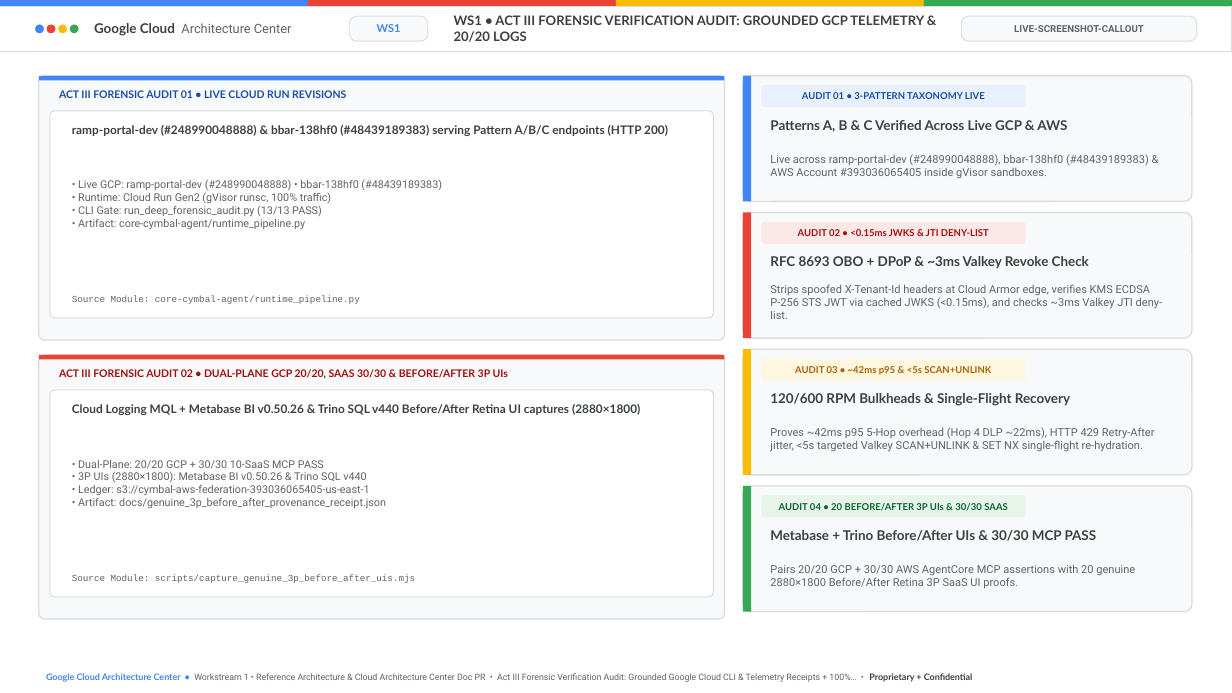
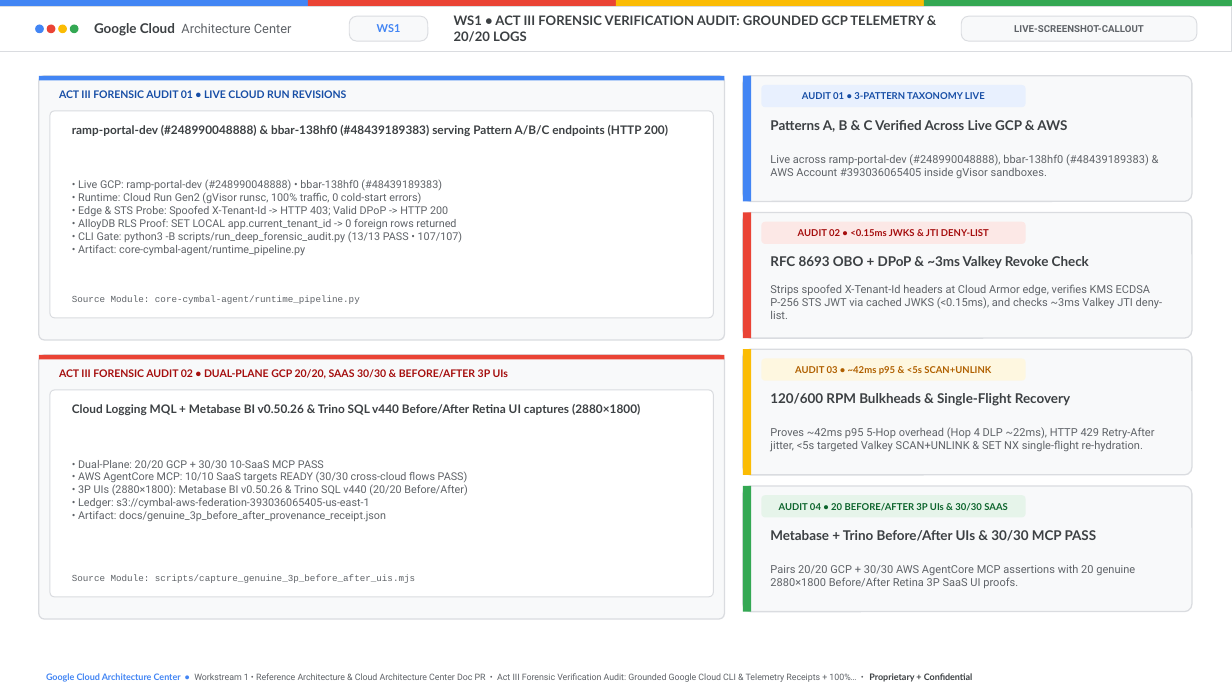
Before and after one commit to nitinaggarwal-12/blogs, a slide deck: slide 13 of slides/ws1-google-slides-design-plugin-editable-slides.pptx. Drawn at 1232x693 pixels with LibreOffice and Linux fonts; fonts in the diff are those of the drawing. Boxes give left, top, right and bottom in pixels: in the first picture for what was removed or moved away, otherwise in the second. Text is boxed around its words. In the diff, an @@ line names an element or a change of style, - is before the commit and + after.

```diff
--- a/slides/ws1-google-slides-design-plugin-editable-slides.pptx
+++ b/slides/ws1-google-slides-design-plugin-editable-slides.pptx
@@ text at <box>78,192,462,242</box>: text changed @@
-• Runtime: Cloud Run Gen2 (gVisor runsc, 100% traffic)
-• CLI Gate: run_deep_forensic_audit.py (13/13 PASS)
+• Runtime: Cloud Run Gen2 (gVisor runsc, 100% traffic, 0 cold-start errors)
+• Edge & STS Probe: Spoofed X-Tenant-Id -> HTTP 403; Valid DPoP -> HTTP 200
+• AlloyDB RLS Proof: SET LOCAL app.current_tenant_id -> 0 foreign rows returned
+• CLI Gate: python3 -B scripts/run_deep_forensic_audit.py (13/13 PASS • 107/107)
@@ text at <box>78,471,468,495</box>: text changed @@
-• 3P UIs (2880×1800): Metabase BI v0.50.26 & Trino SQL v440
+• AWS AgentCore MCP: 10/10 SaaS targets READY (30/30 cross-cloud flows PASS)
+• 3P UIs (2880×1800): Metabase BI v0.50.26 & Trino SQL v440 (20/20 Before/After)
```
Also in this commit, not shown: 3 other slides changed, 11 other files.
